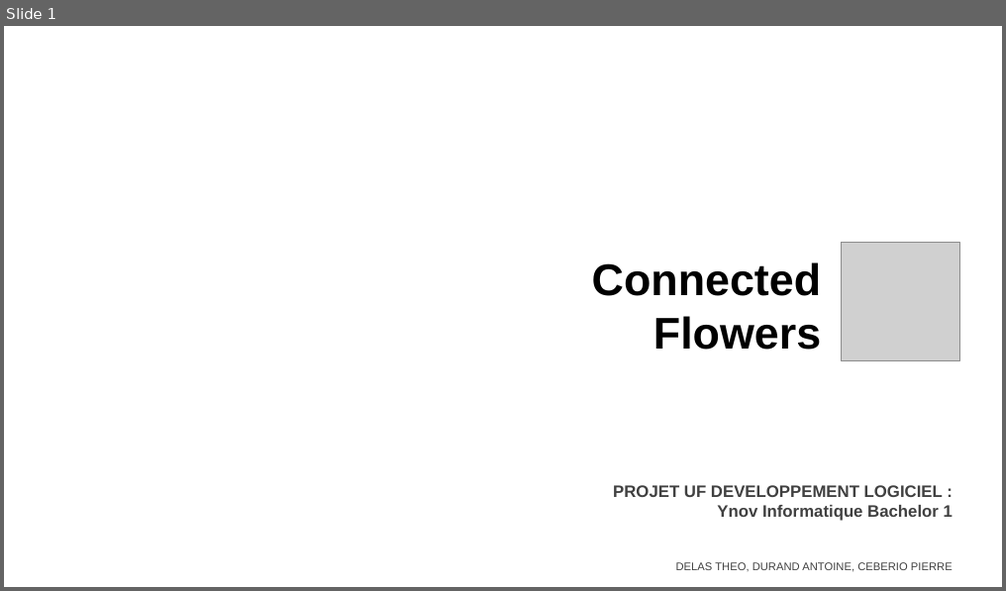
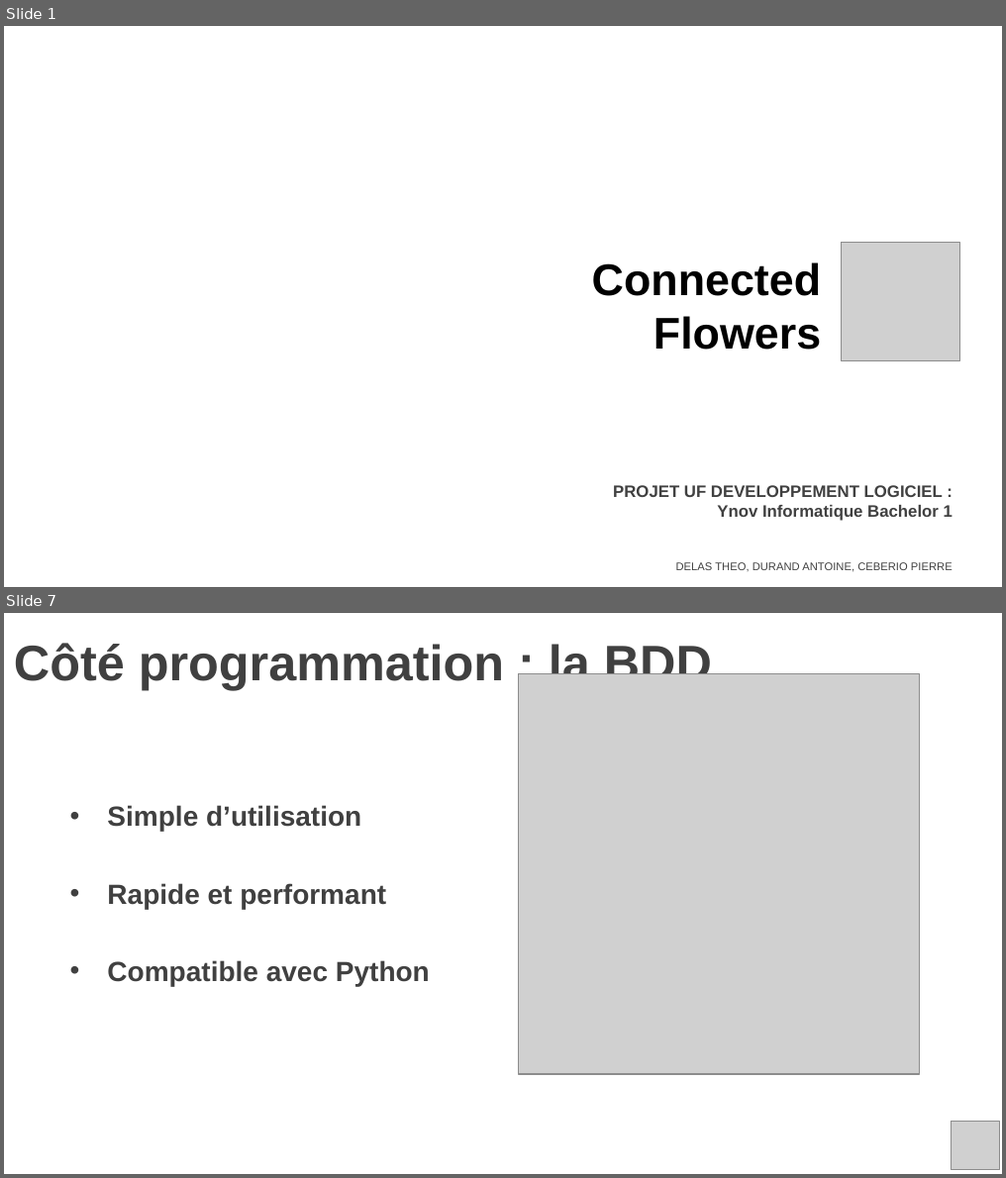
Before and after one commit to theoDELAS/Plante_Connectee, a slide deck: pres_plante_co.pptx. Shown one above the other, each under a label of ours: slide 1 before the commit, slides 1 and 7 after it; the slides between them are not shown. The pictures are 1006x591 and 1006x1178 pixels, drawn with LibreOffice and Linux fonts; fonts in the diff are those of the drawing; grey boxes stand for pictures; background and template pictures are left out. Boxes give left, top, right and bottom in pixels: in the first picture for what was removed or moved away, otherwise in the second. Text is boxed around its words. In the diff, an @@ line names an element or a change of style, - is before the commit and + after.

```diff
--- a/pres_plante_co.pptx
+++ b/pres_plante_co.pptx
@@ slide 7 added at bbox=[4, 613, 1002, 1174], background picture (left out) @@
@@ title added at bbox=[14, 641, 712, 690], 36 pt, text #404040, bold @@
+Côté programmation : la BDD
@@ picture added at bbox=[519, 673, 920, 1075] @@
@@ text added at bbox=[107, 805, 430, 986], 20 pt, text #404040, bold @@
+• Simple d’utilisation
+• Rapide et performant
+• Compatible avec Python
@@ picture added at bbox=[951, 1122, 999, 1169] @@
```
Also in this commit, not shown: 2 slides changed, 7 other slides added.
